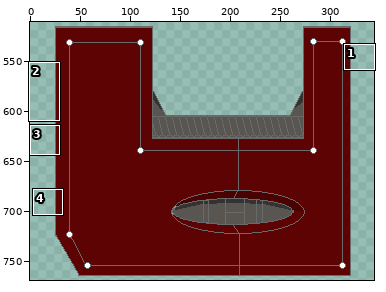
File history of a pixel-art file, Assets/room/side_down.aseprite. Above, an overview of the earlier version with the close-up marked.
Close-up. Before the commit:
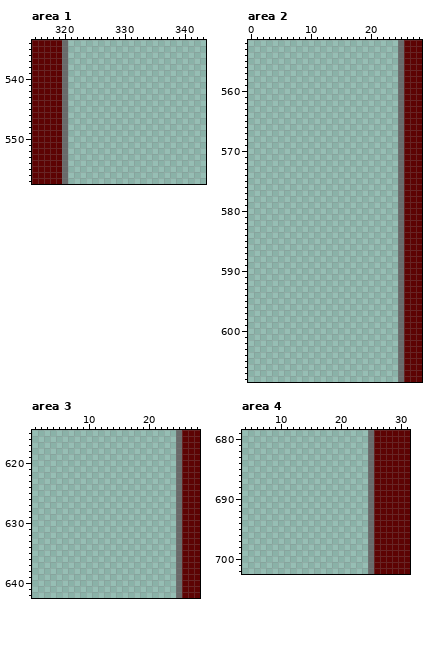
1000x1000 pixels, 1 frame. Shown: area 1: x 315..343, y 534..557; area 2: x 0..28, y 552..608; area 3: x 1..28, y 615..642; area 4: x 4..31, y 679..702. The wide view leaves out empty margins. The commit also changed other parts of the picture, which this record leaves out.
And afterwards:
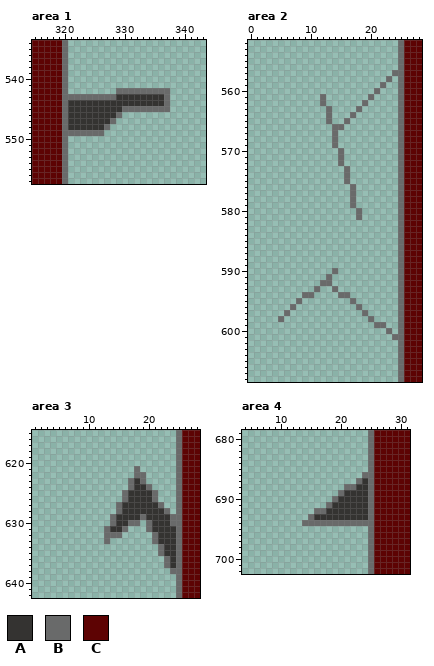
Palette (. is transparent): A #343331  B #696a6a  C #5d0303
Changes in this commit:
--- area 1
@@ x 315..343 @@
 541 CCCCCB.......................
-542 CCCCCB.......................
-543 CCCCCB.......................
-544 CCCCCB.......................
-545 CCCCCB.......................
-546 CCCCCB.......................
-547 CCCCCB.......................
-548 CCCCCB.......................
-549 CCCCCB.......................
+542 CCCCCB........BBBBBBBBB......
+543 CCCCCBBBBBBBBBAAAAAAAAB......
+544 CCCCCBAAAAAAAAAAAAAAAAB......
+545 CCCCCBAAAAAAAAABBBBBBBB......
+546 CCCCCBAAAAAAAAB..............
+547 CCCCCBAAAAAAAB...............
+548 CCCCCBAAAAAAB................
+549 CCCCCBBBBBBB.................
 550 CCCCCB.......................
--- area 2
@@ x 10..26 @@
 556 ...............BC
-557 ...............BC
-558 ...............BC
-559 ...............BC
-560 ...............BC
-561 ...............BC
-562 ...............BC
-563 ...............BC
-564 ...............BC
-565 ...............BC
-566 ...............BC
-567 ...............BC
-568 ...............BC
-569 ...............BC
-570 ...............BC
-571 ...............BC
-572 ...............BC
-573 ...............BC
-574 ...............BC
-575 ...............BC
-576 ...............BC
-577 ...............BC
-578 ...............BC
-579 ...............BC
-580 ...............BC
-581 ...............BC
+557 ..............BBC
+558 .............B.BC
+559 ............B..BC
+560 ...........B...BC
+561 ..B.......B....BC
+562 ..B......B.....BC
+563 ...B....B......BC
+564 ...B...B.......BC
+565 ...B..B........BC
+566 ....BB.........BC
+567 ....B..........BC
+568 ....B..........BC
+569 ....B..........BC
+570 .....B.........BC
+571 .....B.........BC
+572 .....B.........BC
+573 ......B........BC
+574 ......B........BC
+575 ......B........BC
+576 .......B.......BC
+577 .......B.......BC
+578 .......B.......BC
+579 .......B.......BC
+580 ........B......BC
+581 ........B......BC
 582 ...............BC
@@ x 0..28 @@
 589 .........................BCCC
-590 .........................BCCC
-591 .........................BCCC
-592 .........................BCCC
-593 .........................BCCC
-594 .........................BCCC
-595 .........................BCCC
-596 .........................BCCC
-597 .........................BCCC
-598 .........................BCCC
-599 .........................BCCC
-600 .........................BCCC
-601 .........................BCCC
+590 ..............B..........BCCC
+591 .............B...........BCCC
+592 ............BB...........BCCC
+593 ...........B..B..........BCCC
+594 .........BB....BB........BCCC
+595 ........B........B.......BCCC
+596 .......B..........B......BCCC
+597 ......B............B.....BCCC
+598 .....B..............B....BCCC
+599 .....................BB..BCCC
+600 .......................B.BCCC
+601 ........................BBCCC
 602 .........................BCCC
--- area 3
@@ x 11..26 @@
 620 ..............BC
-621 ..............BC
-622 ..............BC
-623 ..............BC
-624 ..............BC
-625 ..............BC
-626 ..............BC
-627 ..............BC
-628 ..............BC
-629 ..............BC
-630 ..............BC
-631 ..............BC
-632 ..............BC
-633 ..............BC
-634 ..............BC
-635 ..............BC
-636 ..............BC
-637 ..............BC
-638 ..............BC
+621 .......B......BC
+622 .......BB.....BC
+623 ......BAB.....BC
+624 ......BAAB....BC
+625 .....BAAAAB...BC
+626 .....BAAAAB...BC
+627 ....BAAAAAAB..BC
+628 ....BAAAAAAAB.BC
+629 ...BAAAABAAAABBC
+630 ...BAABB.BAAABBC
+631 ..BAAB...BAAAABC
+632 ..BBB.....BAAABC
+633 ..B.......BAAABC
+634 ...........BAABC
+635 ...........BAABC
+636 ............BABC
+637 ............BABC
+638 .............BBC
 639 ..............BC
--- area 4
@@ x 12..26 @@
 685 .............BC
-686 .............BC
-687 .............BC
-688 .............BC
-689 .............BC
-690 .............BC
-691 .............BC
-692 .............BC
-693 .............BC
-694 .............BC
+686 ............BBC
+687 ...........BABC
+688 .........BBAABC
+689 ........BAAAABC
+690 .......BAAAAABC
+691 ......BAAAAAABC
+692 ....BBAAAAAAABC
+693 ...BAAAAAAAAABC
+694 ..BBBBBBBBBBBBC
 695 .............BC
